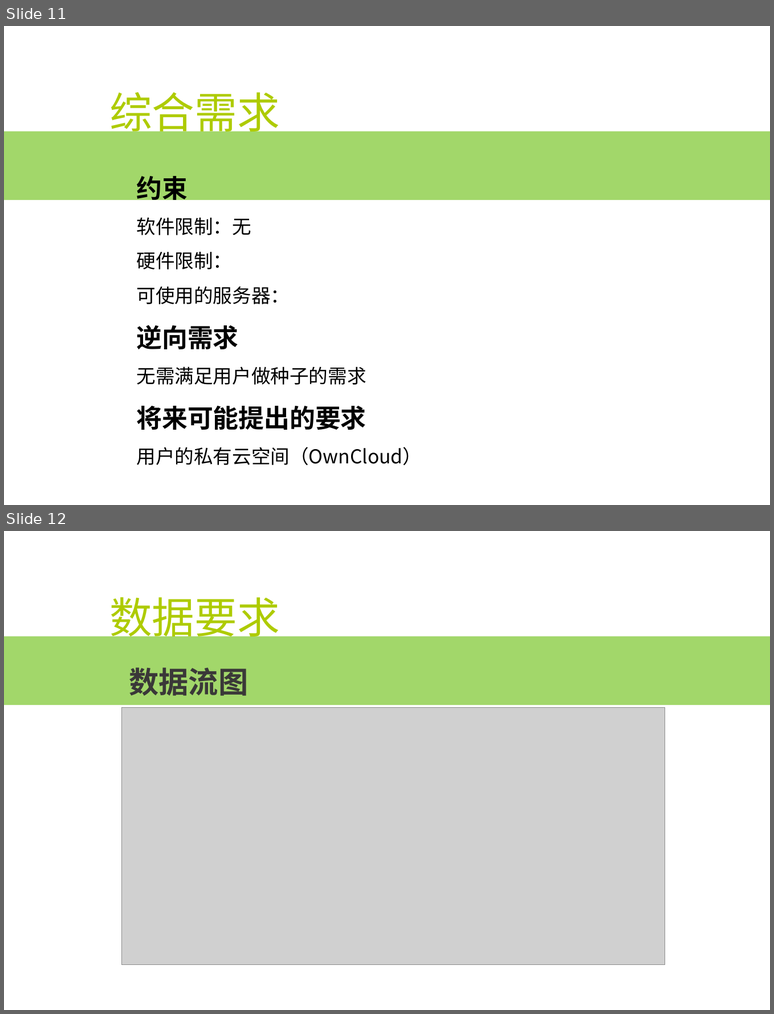
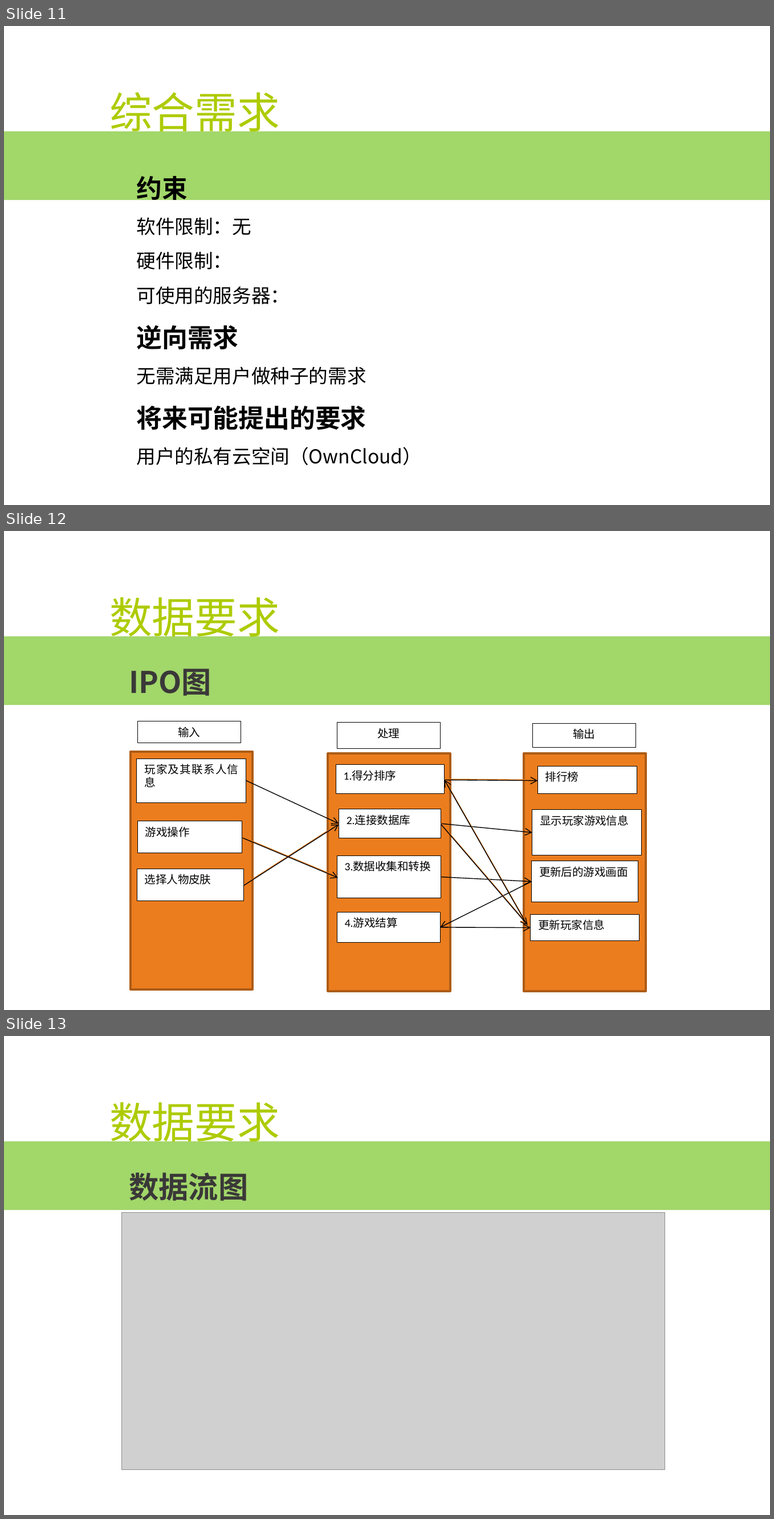
Before and after one commit to popopoi/Software-G07, a slide deck: SE2018春-G07/项目需求分析/SE2018春-G07-项目需求分析.pptx. Shown one above the other, each under a label of ours: slides 11 and 12 before the commit, slides 11, 12 and 13 after it. The pictures are 774x1014 and 774x1519 pixels, drawn with LibreOffice and Linux fonts; fonts in the diff are those of the drawing; grey boxes stand for pictures; background and template pictures are left out. Boxes give left, top, right and bottom in pixels: in the first picture for what was removed or moved away, otherwise in the second. Text is boxed around its words. In the diff, an @@ line names an element or a change of style, - is before the commit and + after.

Commit message:
插入了IPO图和绩效评价

```diff
--- a/SE2018春-G07/项目需求分析/SE2018春-G07-项目需求分析.pptx
+++ b/SE2018春-G07/项目需求分析/SE2018春-G07-项目需求分析.pptx
@@ slide 12 added at <box>4,531,770,1010</box>, background picture (left out) @@
@@ text added at <box>109,597,279,644</box>, 40 pt, text #AECB01 @@
+数据要求
@@ rectangle added at <box>4,636,770,705</box>, fill #92D050 at 85% opacity @@
@@ text added at <box>129,668,211,696</box>, 28 pt, text #3A3838, bold @@
+IPO图
@@ group added at <box>112,716,663,990</box>: 18 rectangles, 15 arrows @@
+输入
+处理
+输出
+玩家及其联系人信息
+1.得分排序
+排行榜
+显示玩家游戏信息
+游戏操作
+2.连接数据库
+3.数据收集和转换
+4.游戏结算
+选择人物皮肤
+更新后的游戏画面
+更新玩家信息
@@ what was slide 12 is now slide 13 @@
```
Also in this commit, not shown: 1 other slide added.
